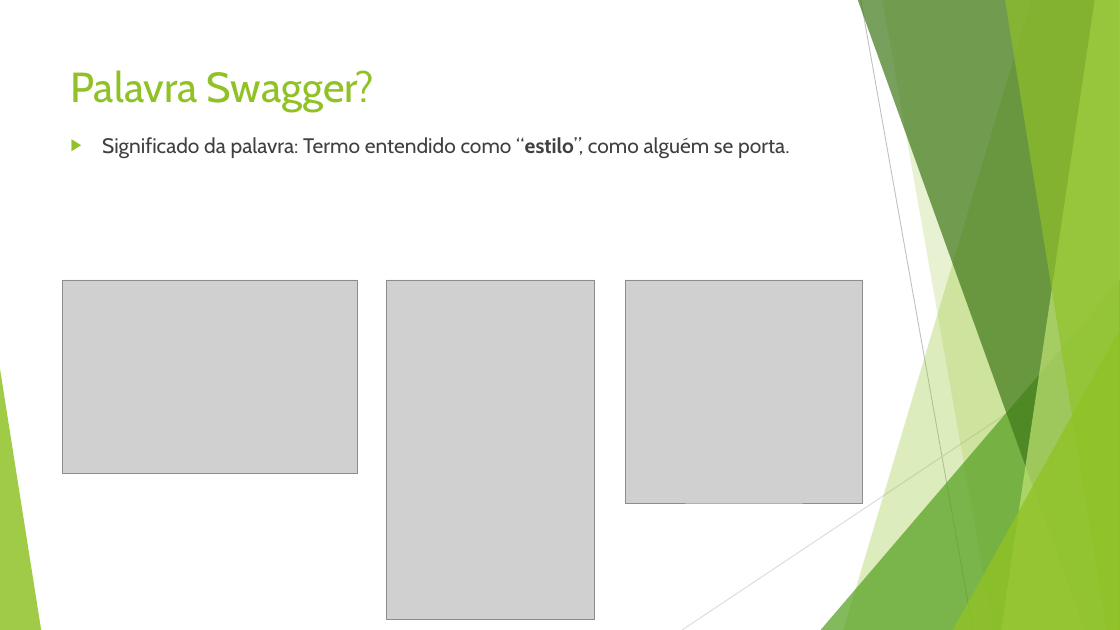
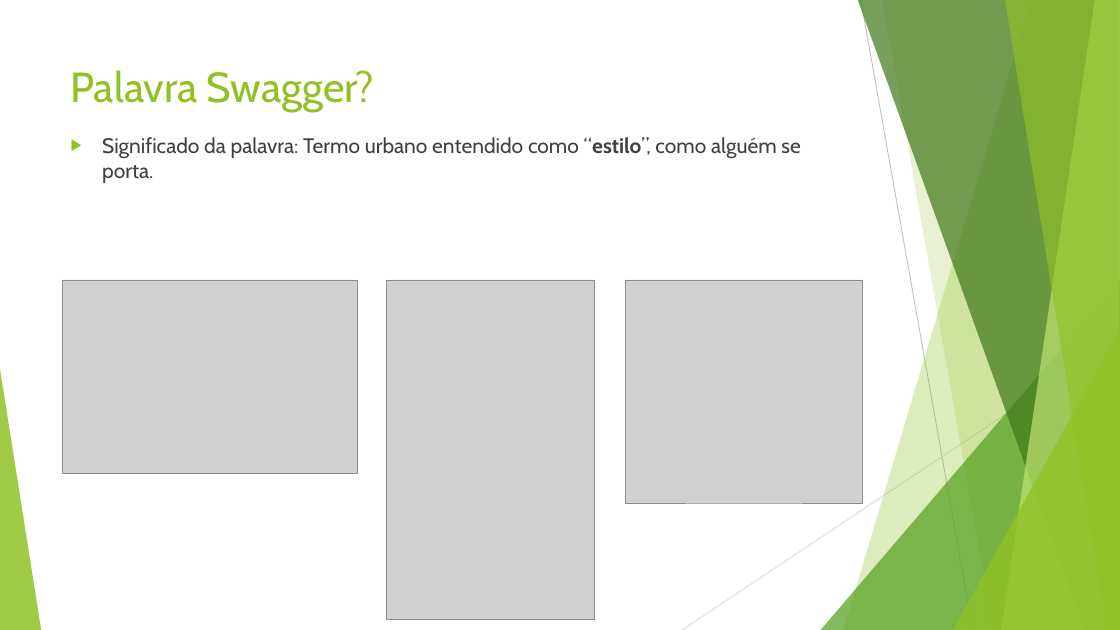
Before and after one commit to atkins126/IntensiveDelphi2020, a slide deck: slide 3 of Apresentação/IntensiveDelphi2020.pptx. Drawn at 1120x630 pixels with LibreOffice and Linux fonts; fonts in the diff are those of the drawing; grey boxes stand for pictures. Boxes give left, top, right and bottom in pixels: in the first picture for what was removed or moved away, otherwise in the second. Text is boxed around its words. In the diff, an @@ line names an element or a change of style, - is before the commit and + after.

Commit message:
ppt

```diff
--- a/Apresentação/IntensiveDelphi2020.pptx
+++ b/Apresentação/IntensiveDelphi2020.pptx
@@ text at [102,137,800,183]: text changed @@
-▶ Significado da palavra: Termo entendido como “estilo”, como alguém se porta.
+▶ Significado da palavra: Termo urbano entendido como “estilo”, como alguém se porta.
```
Also in this commit, not shown: 1 other slide changed.
